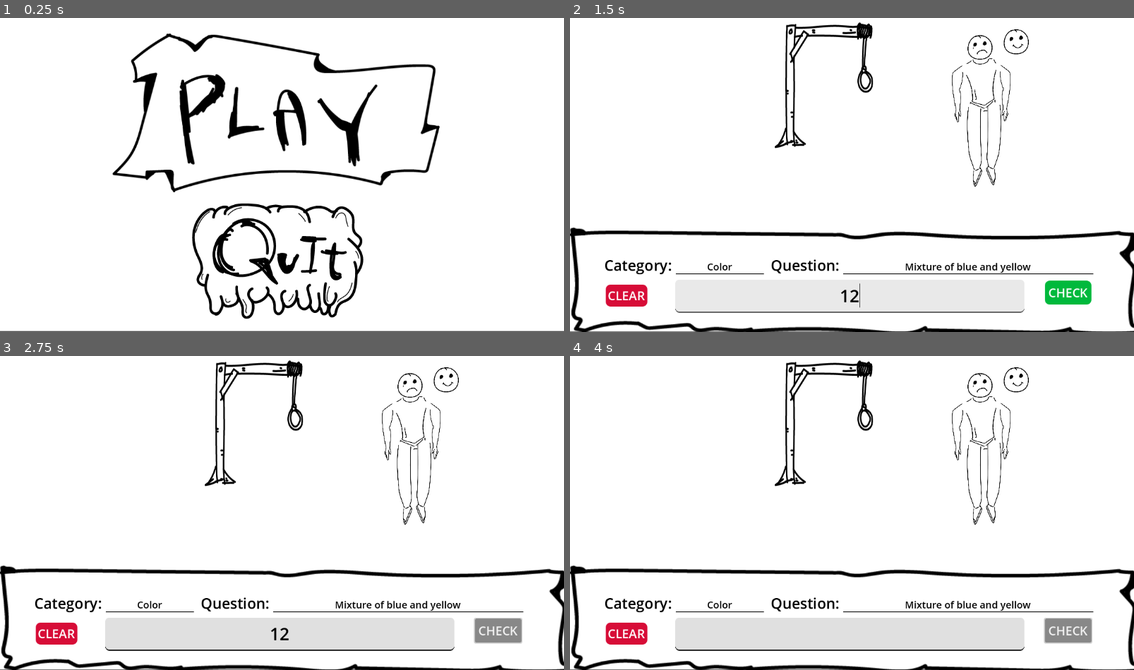
Above: before the commit, frames 1-4 (two rows, left to right).
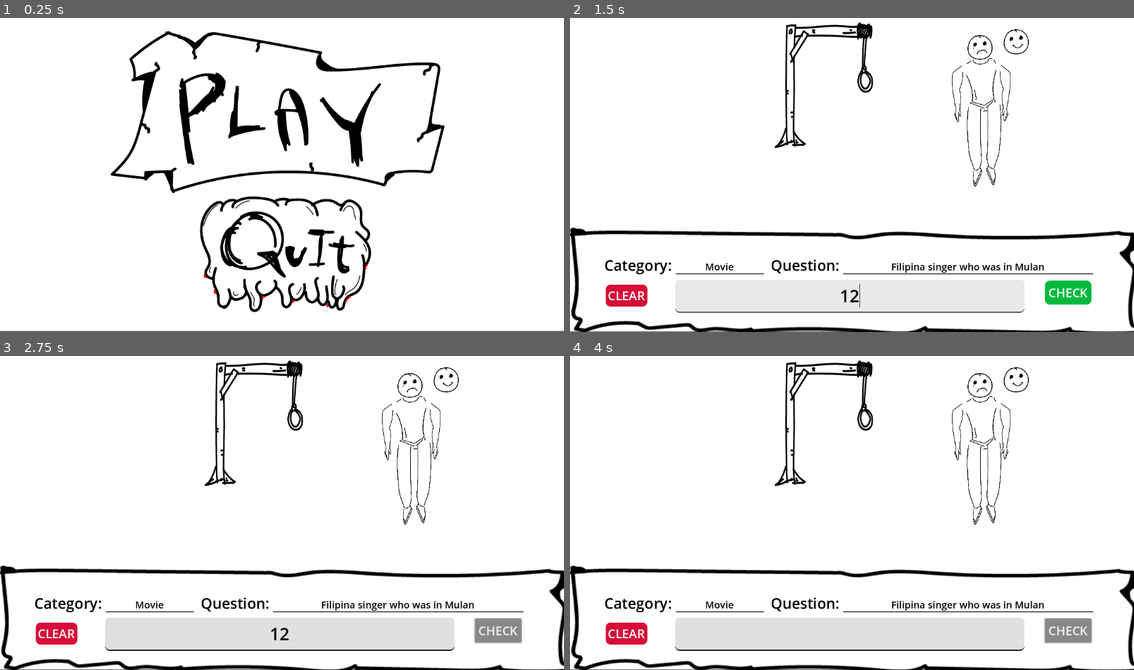
Above: after the commit, the same moments.

Repository: moshe002/HangMan_GodotPractice
Game: Godot game, scene res://main_scene.tscn
Same seed, same stepped clock (60 frames per second), same inputs: the game is played once before the commit and once after it.
Inputs (mouse positions are in pixels of both pictures, inside the frame that each line leads up to):
- Up to frame 1 (0.25 s): no input
- Up to frame 2 (1.5 s): click (846, 112) at 0.5 s; click (852, 297) at 1.27 s; type "12" at 1.35 s
- Up to frame 3 (2.75 s): click "CHECK" at 2 s
- Up to frame 4 (4 s): click "CLEAR" at 2.75 s; click "CHECK" at 3.5 s

The runs differ from the first frame. In frame 1, 8.6% of the frame differs, in the area x 19-79%, y 4-96%; in frame 2, 0.5%; in frame 3, 0.5%; in frame 4, 0.5%.

Commit message:
animation on main scene

Diff:
--- a/game_scene.tscn
+++ b/game_scene.tscn
@@ -11,7 +11,6 @@
 [ext_resource type="Texture2D" uid="uid://dbqi62etohyhs" path="res://assets/left_leg.png" id="7_56ktb"]
 [ext_resource type="Texture2D" uid="uid://4si46vpue2hi" path="res://assets/right_leg.png" id="8_vwe6d"]
 [ext_resource type="Texture2D" uid="uid://bia6ie533c5on" path="res://assets/torso.png" id="9_uvdty"]
-[ext_resource type="Script" path="res://scripts/QuestionLabel.gd" id="12_1kk8y"]
 
 [sub_resource type="StyleBoxFlat" id="StyleBoxFlat_xe77x"]
 bg_color = Color(0.858824, 0.858824, 0.858824, 0.862745)
@@ -179,7 +178,6 @@
 theme_override_styles/normal = SubResource("StyleBoxFlat_pcu32")
 horizontal_alignment = 1
 vertical_alignment = 2
-script = ExtResource("12_1kk8y")
 
 [node name="Category" type="Label" parent="WhiteBackground"]
 layout_mode = 0
--- a/main_scene.tscn
+++ b/main_scene.tscn
@@ -1,9 +1,151 @@
-[gd_scene load_steps=5 format=3 uid="uid://cr1lbcvu01lh2"]
+[gd_scene load_steps=37 format=3 uid="uid://cr1lbcvu01lh2"]
 
-[ext_resource type="Texture2D" uid="uid://cnktct3h6hrn6" path="res://assets/play_button.png" id="1_kcnid"]
 [ext_resource type="Script" path="res://scripts/QuitButton.gd" id="2_7s8ea"]
+[ext_resource type="Texture2D" uid="uid://c656blh502jr7" path="res://assets/play_animated/frame0000.png" id="2_u6uin"]
 [ext_resource type="Script" path="res://scripts/PlayButton.gd" id="2_xri5e"]
-[ext_resource type="Texture2D" uid="uid://dx2rfin0655ww" path="res://assets/quit_button.png" id="3_t3qr3"]
+[ext_resource type="Texture2D" uid="uid://dbg1x4y7444nj" path="res://assets/play_animated/frame0001.png" id="3_osvcq"]
+[ext_resource type="Texture2D" uid="uid://nvkn4m12dwh6" path="res://assets/play_animated/frame0002.png" id="4_k7go4"]
+[ext_resource type="Texture2D" uid="uid://c3e754ckn8bh8" path="res://assets/play_animated/frame0003.png" id="5_dvj12"]
+[ext_resource type="Texture2D" uid="uid://da3m3usbtve65" path="res://assets/play_animated/frame0004.png" id="6_jj0ap"]
+[ext_resource type="Texture2D" uid="uid://cxtnovc7cvjpk" path="res://assets/play_animated/frame0005.png" id="7_7hvyf"]
+[ext_resource type="Texture2D" uid="uid://0n10h4gmcjx3" path="res://assets/play_animated/frame0006.png" id="8_pdmb2"]
+[ext_resource type="Texture2D" uid="uid://civrp53voam4t" path="res://assets/play_animated/frame0007.png" id="9_ce1f3"]
+[ext_resource type="Texture2D" uid="uid://dh5mc5rqqw60i" path="res://assets/play_animated/frame0008.png" id="10_v81mm"]
+[ext_resource type="Texture2D" uid="uid://dy44kvr1iaoda" path="res://assets/play_animated/frame0009.png" id="11_r24hh"]
+[ext_resource type="Texture2D" uid="uid://br8x1cmr3leqc" path="res://assets/play_animated/frame0010.png" id="12_hxtjg"]
+[ext_resource type="Texture2D" uid="uid://bva81j3el173h" path="res://assets/play_animated/frame0011.png" id="13_etta3"]
+[ext_resource type="Texture2D" uid="uid://cyyibp07yjq65" path="res://assets/play_animated/frame0012.png" id="14_xxjub"]
+[ext_resource type="Texture2D" uid="uid://cix5bh6v7l1xg" path="res://assets/play_animated/frame0013.png" id="15_sqii3"]
+[ext_resource type="Texture2D" uid="uid://dolre6ggt71g7" path="res://assets/play_animated/frame0014.png" id="16_1lgar"]
+[ext_resource type="Texture2D" uid="uid://clqo6odqt5xl1" path="res://assets/play_animated/frame0015.png" id="17_3m1da"]
+[ext_resource type="Texture2D" uid="uid://4e1et22b7e4u" path="res://assets/play_animated/frame0016.png" id="18_ek4u1"]
+[ext_resource type="Texture2D" uid="uid://c73dbo6v36v30" path="res://assets/play_animated/frame0017.png" id="19_3buoo"]
+[ext_resource type="Texture2D" uid="uid://bab3ptw7myq7t" path="res://assets/play_animated/frame0018.png" id="20_r1mgl"]
+[ext_resource type="Texture2D" uid="uid://c82ouhsqgwxib" path="res://assets/quit_animated/frame0000.png" id="22_0g5pa"]
+[ext_resource type="Texture2D" uid="uid://dno30g72h1xxk" path="res://assets/quit_animated/frame0001.png" id="23_m1uql"]
+[ext_resource type="Texture2D" uid="uid://ctvsm50ais1v3" path="res://assets/quit_animated/frame0002.png" id="24_8blri"]
+[ext_resource type="Texture2D" uid="uid://b1go8d885x017" path="res://assets/quit_animated/frame0003.png" id="25_hcgu4"]
+[ext_resource type="Texture2D" uid="uid://cudxaj21aw5gs" path="res://assets/quit_animated/frame0004.png" id="26_ei3fw"]
+[ext_resource type="Texture2D" uid="uid://3yps6tagmbr5" path="res://assets/quit_animated/frame0005.png" id="27_opwm3"]
+[ext_resource type="Texture2D" uid="uid://ptkk0tulfam1" path="res://assets/quit_animated/frame0006.png" id="28_oo84n"]
+[ext_resource type="Texture2D" uid="uid://dcqit48a5wcqu" path="res://assets/quit_animated/frame0007.png" id="29_erxnh"]
+[ext_resource type="Texture2D" uid="uid://bthlqq8jlmoik" path="res://assets/quit_animated/frame0008.png" id="30_b4bod"]
+[ext_resource type="Texture2D" uid="uid://th5yscako03y" path="res://assets/quit_animated/frame0009.png" id="31_4gebs"]
+[ext_resource type="Texture2D" uid="uid://bwrlylcmwfrig" path="res://assets/quit_animated/frame0010.png" id="32_4uyda"]
+[ext_resource type="Texture2D" uid="uid://xo0s7qbnepsl" path="res://assets/quit_animated/frame0011.png" id="33_23ral"]
+[ext_resource type="Texture2D" uid="uid://8y2i4v3j24h7" path="res://assets/quit_animated/frame0012.png" id="34_4bcfv"]
+
+[sub_resource type="SpriteFrames" id="SpriteFrames_1b644"]
+animations = [{
+"frames": [{
+"duration": 1.0,
+"texture": ExtResource("2_u6uin")
+}, {
+"duration": 1.0,
+"texture": ExtResource("3_osvcq")
+}, {
+"duration": 1.0,
+"texture": ExtResource("4_k7go4")
+}, {
+"duration": 1.0,
+"texture": ExtResource("5_dvj12")
+}, {
+"duration": 1.0,
+"texture": ExtResource("6_jj0ap")
+}, {
+"duration": 1.0,
+"texture": ExtResource("7_7hvyf")
+}, {
+"duration": 1.0,
+"texture": ExtResource("8_pdmb2")
+}, {
+"duration": 1.0,
+"texture": ExtResource("9_ce1f3")
+}, {
+"duration": 1.0,
+"texture": ExtResource("10_v81mm")
+}, {
+"duration": 1.0,
+"texture": ExtResource("11_r24hh")
+}, {
+"duration": 1.0,
+"texture": ExtResource("12_hxtjg")
+}, {
+"duration": 1.0,
+"texture": ExtResource("13_etta3")
+}, {
+"duration": 1.0,
+"texture": ExtResource("14_xxjub")
+}, {
+"duration": 1.0,
+"texture": ExtResource("15_sqii3")
+}, {
+"duration": 1.0,
+"texture": ExtResource("16_1lgar")
+}, {
+"duration": 1.0,
+"texture": ExtResource("17_3m1da")
+}, {
+"duration": 1.0,
+"texture": ExtResource("18_ek4u1")
+}, {
+"duration": 1.0,
+"texture": ExtResource("19_3buoo")
+}, {
+"duration": 1.0,
+"texture": ExtResource("20_r1mgl")
+}],
+"loop": true,
+"name": &"play",
+"speed": 10.0
+}]
+
+[sub_resource type="SpriteFrames" id="SpriteFrames_bcrdu"]
+animations = [{
+"frames": [{
+"duration": 1.0,
+"texture": ExtResource("22_0g5pa")
+}, {
+"duration": 1.0,
+"texture": ExtResource("23_m1uql")
+}, {
+"duration": 1.0,
+"texture": ExtResource("24_8blri")
+}, {
+"duration": 1.0,
+"texture": ExtResource("25_hcgu4")
+}, {
+"duration": 1.0,
+"texture": ExtResource("26_ei3fw")
+}, {
+"duration": 1.0,
+"texture": ExtResource("27_opwm3")
+}, {
+"duration": 1.0,
+"texture": ExtResource("28_oo84n")
+}, {
+"duration": 1.0,
+"texture": ExtResource("29_erxnh")
+}, {
+"duration": 1.0,
+"texture": ExtResource("30_b4bod")
+}, {
+"duration": 1.0,
+"texture": ExtResource("31_4gebs")
+}, {
+"duration": 1.0,
+"texture": ExtResource("32_4uyda")
+}, {
+"duration": 1.0,
+"texture": ExtResource("33_23ral")
+}, {
+"duration": 1.0,
+"texture": ExtResource("34_4bcfv")
+}],
+"loop": true,
+"name": &"quit",
+"speed": 10.0
+}]
 
 [node name="Main" type="Node2D"]
 
@@ -18,11 +160,16 @@
 offset_right = 929.0
 offset_bottom = 366.0
 action_mode = 0
-icon = ExtResource("1_kcnid")
 flat = true
 icon_alignment = 1
 expand_icon = true
 script = ExtResource("2_xri5e")
+
+[node name="AnimatedSprite2D" type="AnimatedSprite2D" parent="PlayButton"]
+position = Vector2(367, 165)
+sprite_frames = SubResource("SpriteFrames_1b644")
+animation = &"play"
+autoplay = "play"
 
 [node name="QuitButton" type="Button" parent="."]
 offset_left = 388.0
@@ -32,10 +179,15 @@
 theme_override_colors/font_color = Color(0, 0, 0, 1)
 theme_override_font_sizes/font_size = 55
 action_mode = 0
-icon = ExtResource("3_t3qr3")
 flat = true
 icon_alignment = 1
 script = ExtResource("2_7s8ea")
 
+[node name="AnimatedSprite2D" type="AnimatedSprite2D" parent="QuitButton"]
+position = Vector2(195, 108)
+sprite_frames = SubResource("SpriteFrames_bcrdu")
+animation = &"quit"
+autoplay = "quit"
+
 [connection signal="pressed" from="PlayButton" to="PlayButton" method="_on_pressed"]
 [connection signal="pressed" from="QuitButton" to="QuitButton" method="_on_pressed"]
--- a/scripts/CheckButton.gd
+++ b/scripts/CheckButton.gd
@@ -1,22 +1,48 @@
 extends Button
 # CHECK BUTTON TEXT/INPUT
+var content_as_dictionary
+var finalData
 var inputText
-var answer
+var QuestionLabel
+var CategoryLabel
 # gets the input text field node
 func _ready():
 	inputText = get_node("/root/GameScene/WhiteBackground/LineEdit")
-	answer = get_node("/root/GameScene/WhiteBackground/Question")
+	QuestionLabel = get_node("/root/GameScene/WhiteBackground/Question")
+	CategoryLabel = get_node("/root/GameScene/WhiteBackground/Category")
+	_get_data()
 
 func _on_pressed():
 	if inputText != null: # checks if node exists
 		if inputText.text != "": # checks if node does have input
 			var userInput = inputText.text.to_lower()
-			print(userInput)
-			var realAnswer = answer.finalData.answer.to_lower()
+			print("User entered: " + userInput)
+			var realAnswer = finalData.answer.to_lower()
 			if realAnswer == userInput:
 				print("Correct answer")
-				#inputText.text = ""
+				inputText.text = ""
+				_get_data()
 			else:
 				print("Wrong answer")
 		else:
 			print("Empty field")
+
+func _get_data():
+	# Create a file object.
+	var file = FileAccess.open("res://data/QuestionsAndAnswers.json", FileAccess.READ)
+	var categoryLabel = get_node("/root/GameScene/WhiteBackground/Category") # get the category label node
+	# Get the content of the file as a string.
+	var content_as_text = file.get_as_text()
+
+	# Close the file.
+	file.close()
+
+	# Parse the JSON text into a dictionary.
+	content_as_dictionary = JSON.parse_string(content_as_text)
+	# content_as_dictionary[0].category, content_as_dictionary[0].question, content_as_dictionary[0].answer
+	finalData = content_as_dictionary[randi() % content_as_dictionary.size()] # this gets a random object in the array (JSON file)
+	QuestionLabel.text = finalData.question
+	categoryLabel.text = finalData.category
+	print(finalData)
+
+# make it so that rare ra mo balik ang question kay so far magbalik2 siya frequently
--- a/scripts/QuestionLabel.gd
+++ /dev/null
@@ -1,23 +0,0 @@
-extends Label
-
-# we can do array.size() to get its length
-# we can also do len(array) to get its length
-# len() can be used for anything, not just arrays
-var finalData
-func _ready(): # on load it gets the data from the JSON file
-	# Create a file object.
-	var file = FileAccess.open("res://data/QuestionsAndAnswers.json", FileAccess.READ)
-	var categoryLabel = get_node("/root/GameScene/WhiteBackground/Category") # get the category label node
-	# Get the content of the file as a string.
-	var content_as_text = file.get_as_text()
-
-	# Close the file.
-	file.close()
-
-	# Parse the JSON text into a dictionary.
-	var content_as_dictionary = JSON.parse_string(content_as_text)
-	# content_as_dictionary[0].category, content_as_dictionary[0].question, content_as_dictionary[0].answer
-	finalData = content_as_dictionary[randi() % content_as_dictionary.size()] # this gets a random object in the array (JSON file)
-	self.text = finalData.question
-	categoryLabel.text = finalData.category
-	print(finalData)
Binary file added: assets/play_animated/frame0000.png
Not shown, added: assets/play_animated/frame0000.png.import
Binary file added: assets/play_animated/frame0001.png
Not shown, added: assets/play_animated/frame0001.png.import
Binary file added: assets/play_animated/frame0002.png
Not shown, added: assets/play_animated/frame0002.png.import
Binary file added: assets/play_animated/frame0003.png
Not shown, added: assets/play_animated/frame0003.png.import
Binary file added: assets/play_animated/frame0004.png
Not shown, added: assets/play_animated/frame0004.png.import
Binary file added: assets/play_animated/frame0005.png
Not shown, added: assets/play_animated/frame0005.png.import
(and 55 more such lines)
